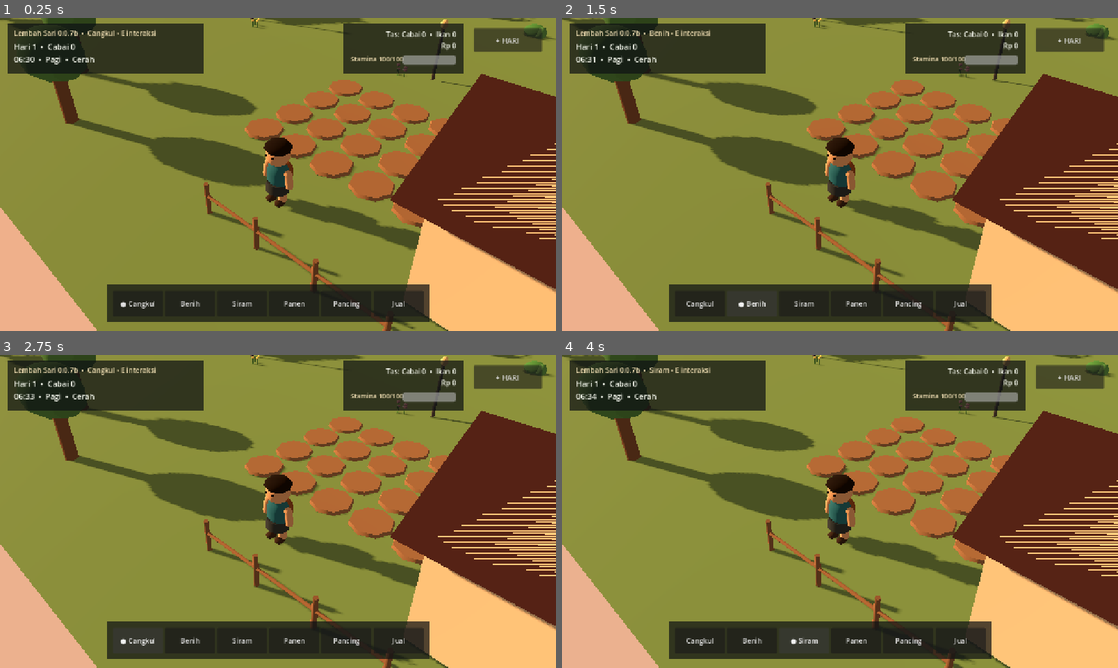
Above: before the commit, frames 1-4 (two rows, left to right).
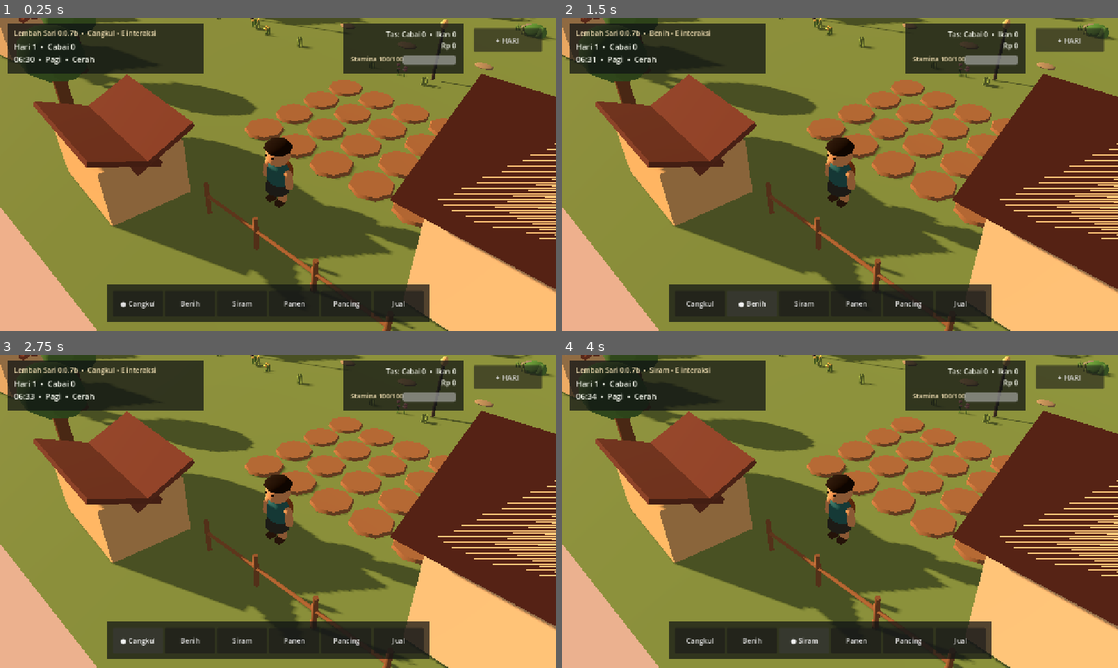
Above: after the commit, the same moments.

Repository: eneft/Lembah-sari
Game: Godot game, scene res://scenes/Main.tscn
Same seed, same stepped clock (60 frames per second), same inputs: the game is played once before the commit and once after it.
Inputs:
- Up to frame 1 (0.25 s): no input
- Up to frame 2 (1.5 s): click "● Cangkul" at 0.5 s; click "Benih" at 1.25 s
- Up to frame 3 (2.75 s): click "Cangkul" at 2 s
- Up to frame 4 (4 s): click "Siram" at 2.75 s; click "● Siram" at 3.5 s

The runs differ from the first frame. In frame 1, 17% of the frame differs, in the area x 0-96%, y 0-87%; in frame 2, 17%; in frame 3, 17%; in frame 4, 17%.

Commit message:
Add concept visual layer to main scene

Diff:
--- a/scenes/Main.tscn
+++ b/scenes/Main.tscn
@@ -9,13 +9,14 @@
 [ext_resource type="Script" path="res://scripts/inventory_manager.gd" id="7"]
 [ext_resource type="Script" path="res://scripts/activity_manager.gd" id="8"]
 [ext_resource type="Script" path="res://scripts/player_stats_manager.gd" id="9"]
+[ext_resource type="Script" path="res://scripts/concept_visual_layer.gd" id="10"]
 
 [sub_resource type="Environment" id="Environment_main"]
 background_mode = 1
-background_color = Color(0.63, 0.80, 0.88, 1)
+background_color = Color(0.67, 0.80, 0.84, 1)
 ambient_light_source = 3
-ambient_light_color = Color(0.88, 0.90, 0.80, 1)
-ambient_light_energy = 0.72
+ambient_light_color = Color(0.88, 0.88, 0.78, 1)
+ambient_light_energy = 0.68
 
 [node name="Main" type="Node3D"]
 script = ExtResource("1")
@@ -24,10 +25,14 @@
 environment = SubResource("Environment_main")
 
 [node name="Sun" type="DirectionalLight3D" parent="."]
-rotation_degrees = Vector3(-48, -35, 0)
-light_color = Color(1, 0.92, 0.79, 1)
-light_energy = 1.12
+rotation_degrees = Vector3(-52, -38, 0)
+light_color = Color(1, 0.91, 0.76, 1)
+light_energy = 0.92
 shadow_enabled = true
+shadow_blur = 1.8
+
+[node name="ConceptVisualLayer" type="Node3D" parent="."]
+script = ExtResource("10")
 
 [node name="InventoryManager" type="Node" parent="."]
 script = ExtResource("7")
Not shown: 1 places in scenes/Main.tscn that only renumber resources
